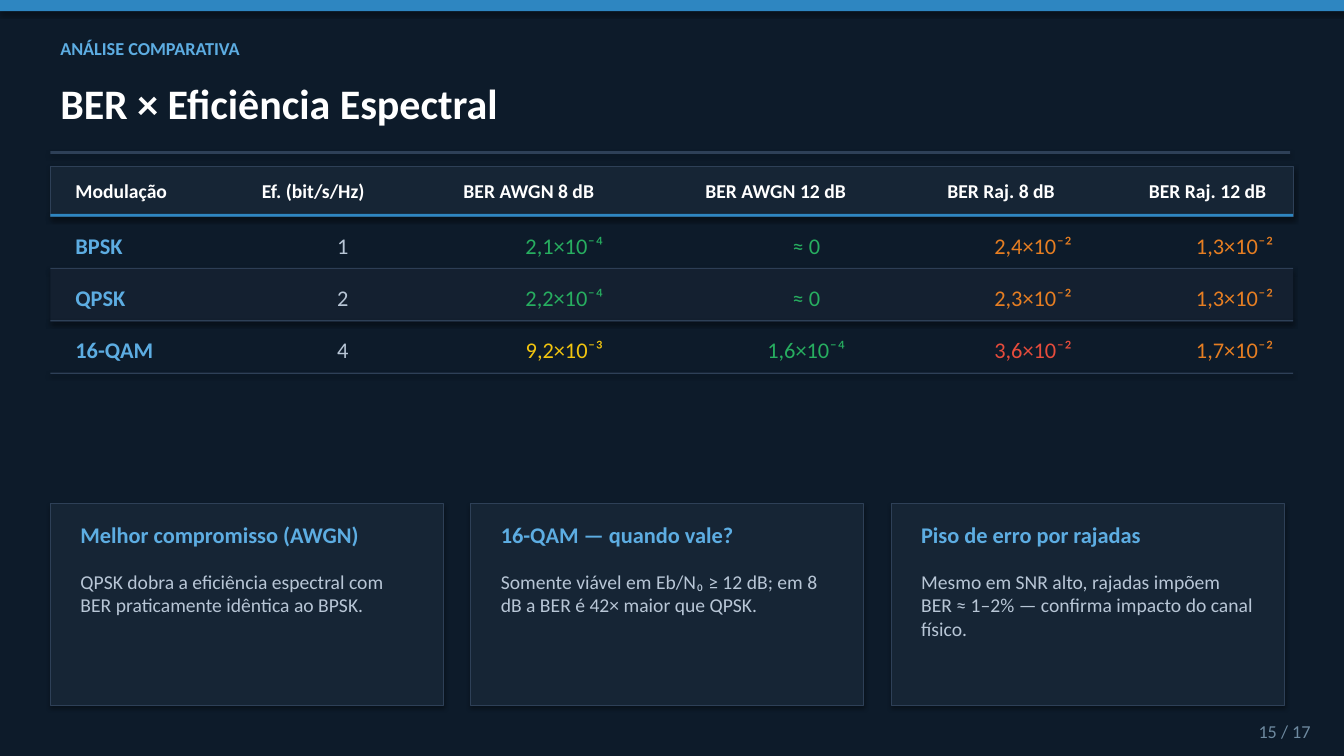
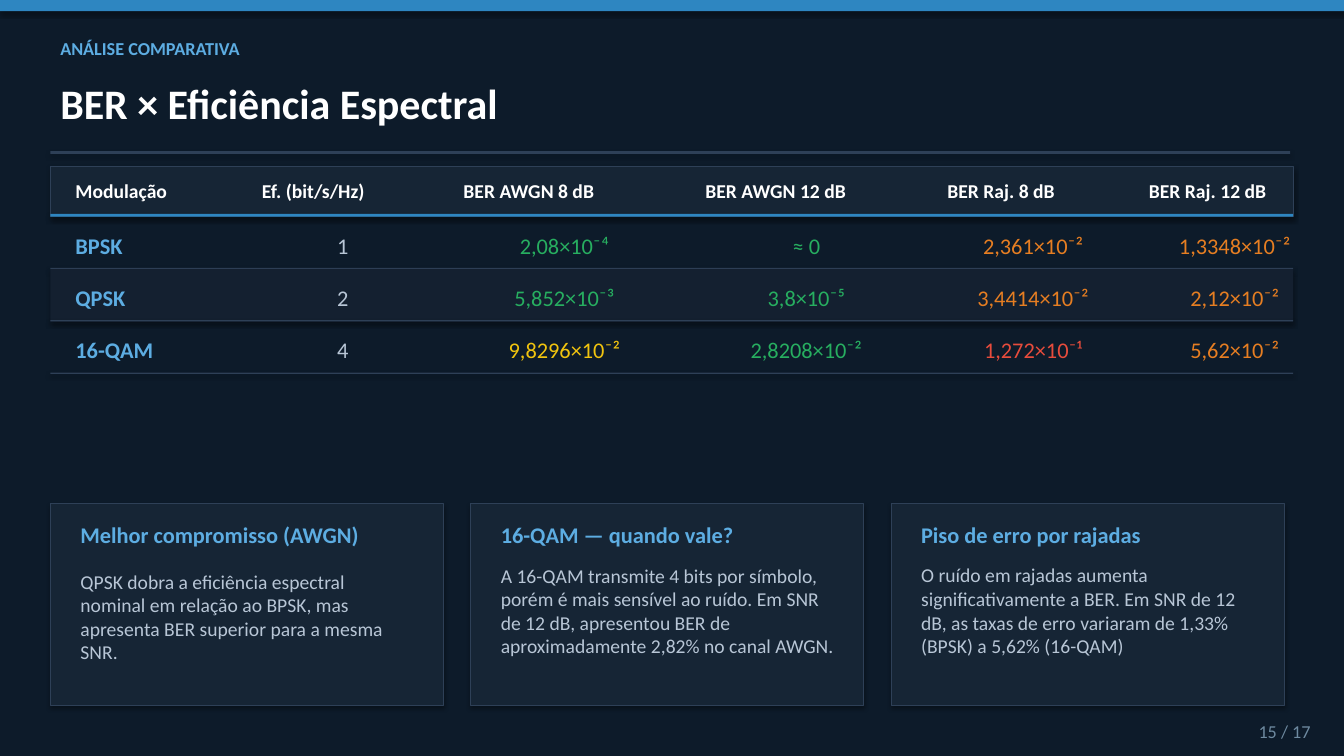
Before and after one commit to T10SAM/Simulador-de-Transmissao-Digital, a slide deck: slide 15 of Apresentação.pptx. Drawn at 1344x756 pixels with LibreOffice and Linux fonts; fonts in the diff are those of the drawing. Boxes give left, top, right and bottom in pixels: in the first picture for what was removed or moved away, otherwise in the second. Text is boxed around its words. In the diff, an @@ line names an element or a change of style, - is before the commit and + after.

```diff
--- a/Apresentação.pptx
+++ b/Apresentação.pptx
@@ text at (520, 237, 609, 257): text changed @@
-2,1×10⁻⁴
+2,08×10⁻⁴
@@ text at (983, 236, 1083, 257): text changed @@
-2,4×10⁻²
+2,361×10⁻²
@@ text at (1179, 236, 1290, 257): text changed @@
-1,3×10⁻²
+1,3348×10⁻²
@@ text at (514, 289, 614, 309): text changed @@
-2,2×10⁻⁴
+5,852×10⁻³
@@ text at (768, 289, 845, 309): text changed @@
-≈ 0
+3,8×10⁻⁵
@@ text at (977, 288, 1088, 309): text changed @@
-2,3×10⁻²
+3,4414×10⁻²
@@ text at (1190, 288, 1279, 309): text changed @@
-1,3×10⁻²
+2,12×10⁻²
@@ text at (509, 340, 620, 361): text changed @@
-9,2×10⁻³
+9,8296×10⁻²
@@ text at (751, 341, 862, 361): text changed @@
-1,6×10⁻⁴
+2,8208×10⁻²
@@ text at (984, 341, 1082, 361): text changed @@
-3,6×10⁻²
+1,272×10⁻¹
@@ text at (1190, 340, 1279, 361): text changed @@
-1,7×10⁻²
+5,62×10⁻²
@@ text at (501, 569, 833, 656): text changed @@
-Somente viável em Eb/N₀ ≥ 12 dB; em 8 dB a BER é 42× maior que QPSK.
+A 16-QAM transmite 4 bits por símbolo, porém é mais sensível ao ruído. Em SNR de 12 dB, apresentou BER de aproximadamente 2,82% no canal AWGN.
@@ text at (921, 568, 1235, 656): text changed @@
-Mesmo em SNR alto, rajadas impõem BER ≈ 1–2% — confirma impacto do canal físico.
+O ruído em rajadas aumenta significativamente a BER. Em SNR de 12 dB, as taxas de erro variaram de 1,33% (BPSK) a 5,62% (16-QAM)
@@ text at (80, 575, 382, 659): text changed @@
-QPSK dobra a eficiência espectral com BER praticamente idêntica ao BPSK.
+QPSK dobra a eficiência espectral nominal em relação ao BPSK, mas apresenta BER superior para a mesma SNR.
```
Also in this commit, not shown: 9 other slides changed, 14 other files.
